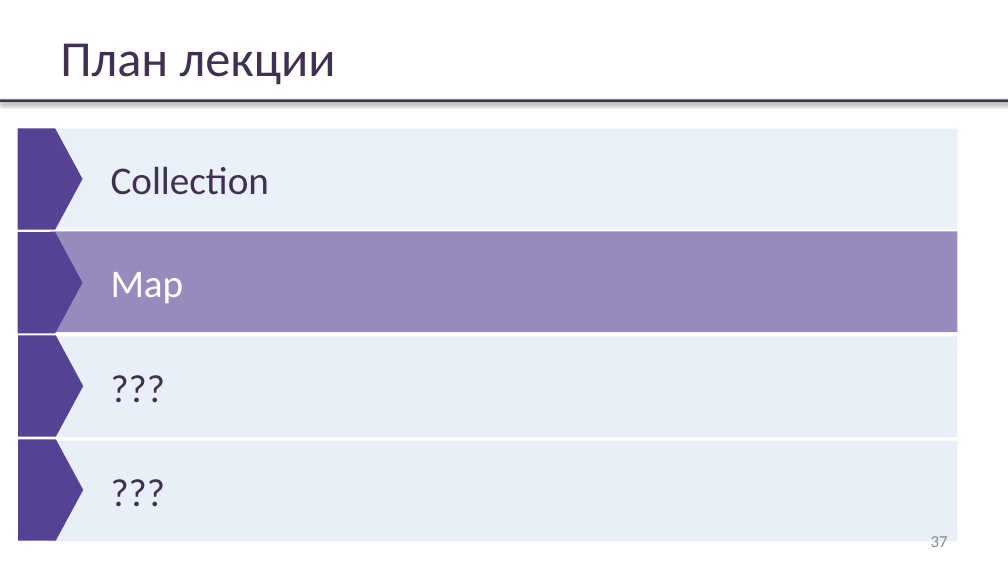
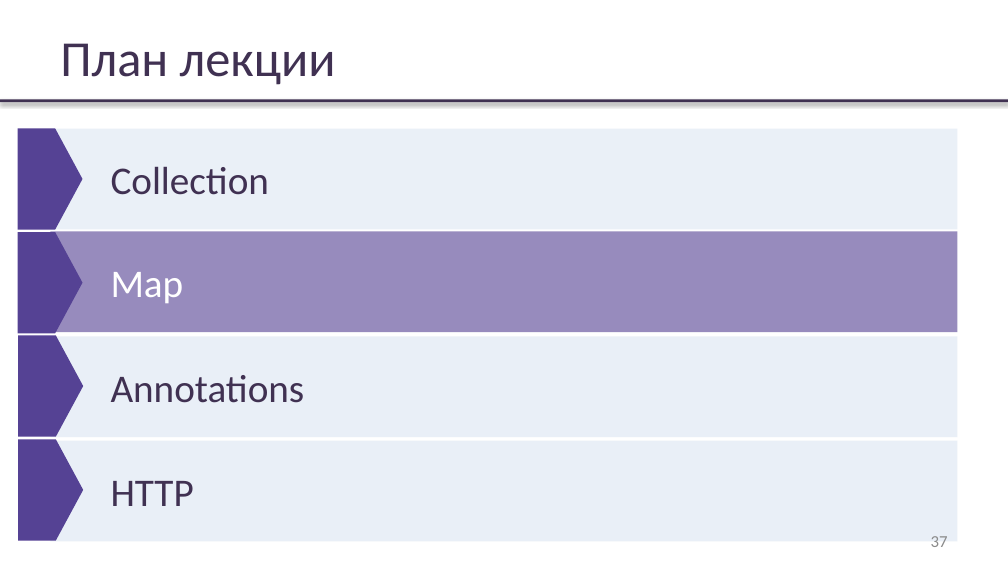
Before and after one commit to rybalkinsd/atom, a slide deck: slide 37 of lecture3/presentation/lecture03.pptx. Drawn at 1008x567 pixels with LibreOffice and Linux fonts; fonts in the diff are those of the drawing; background and template pictures are left out. Boxes give left, top, right and bottom in pixels: in the first picture for what was removed or moved away, otherwise in the second. Text is boxed around its words. In the diff, an @@ line names an element or a change of style, - is before the commit and + after.

```diff
--- a/lecture3/presentation/lecture03.pptx
+++ b/lecture3/presentation/lecture03.pptx
@@ text in rectangle at (111, 375, 305, 403): text changed @@
-???
+Annotations
@@ text in rectangle at (111, 481, 194, 506): text changed @@
-???
+HTTP
```
Also in this commit, not shown: 9 other slides changed, 13 slides added, 23 slides removed, 1 other file.
